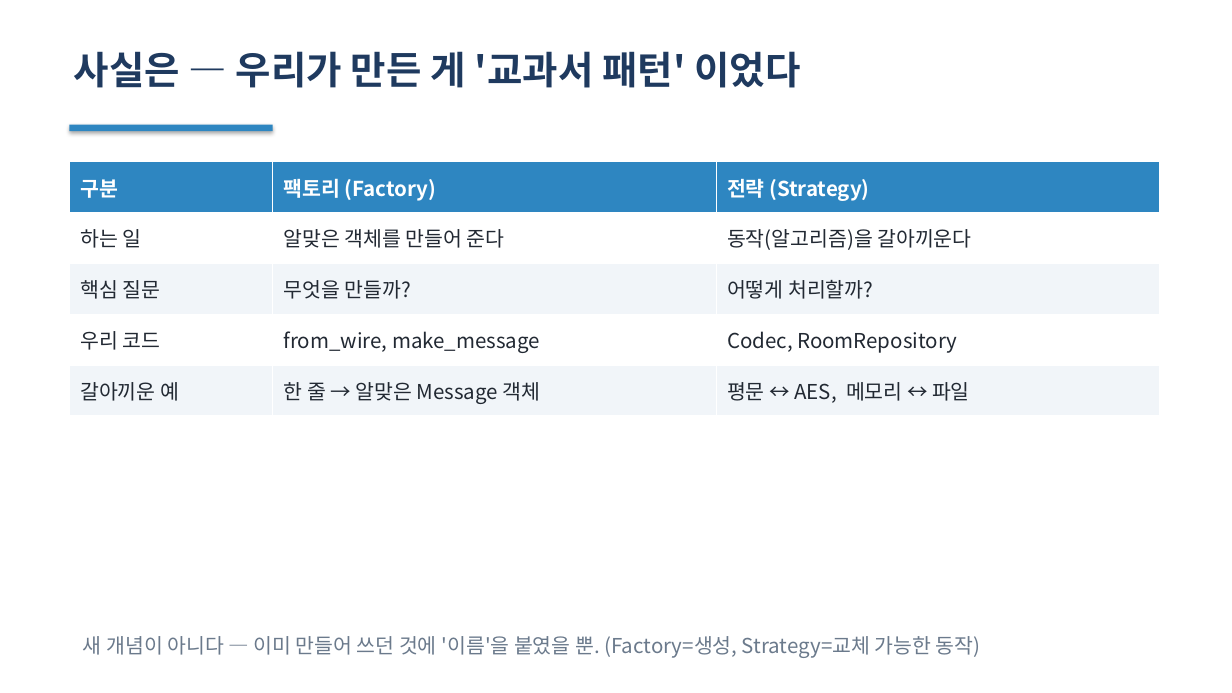
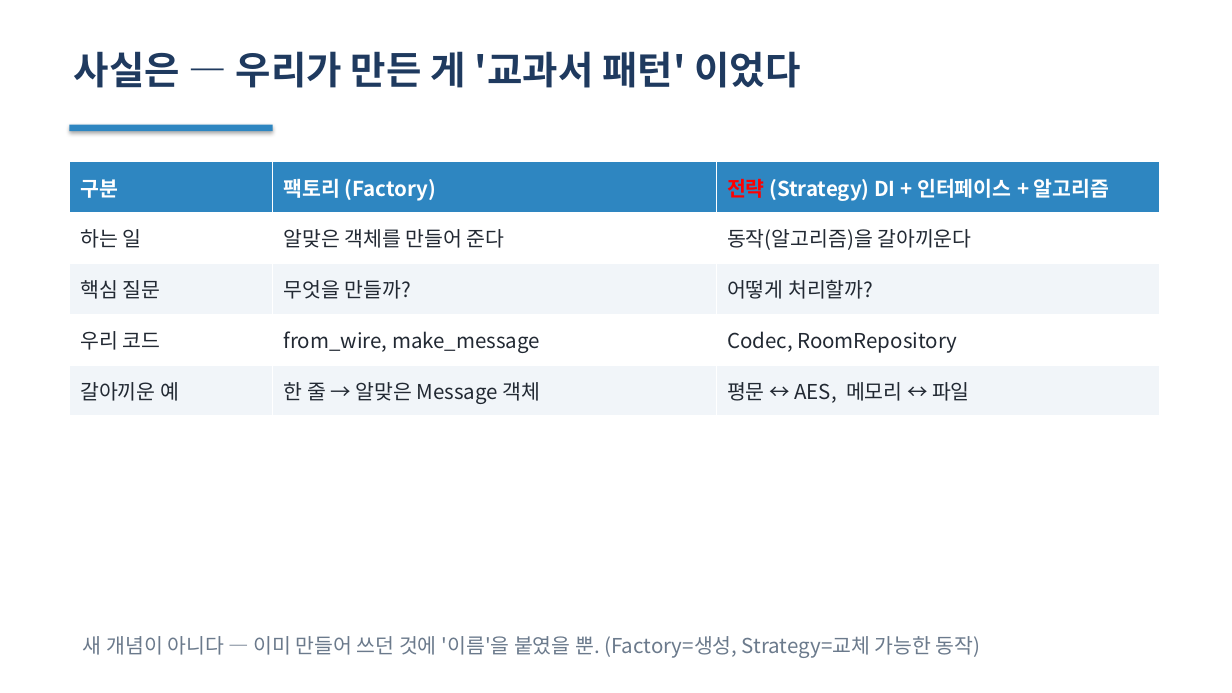
Before and after one commit to HABIN0416/ZerOne, a slide deck: slide 10 of chat_course/week08_server_refactor/Week08_서버리팩터링.pptx. Drawn at 1232x693 pixels with LibreOffice and Linux fonts; fonts in the diff are those of the drawing. Boxes give left, top, right and bottom in pixels: in the first picture for what was removed or moved away, otherwise in the second. Text is boxed around its words. In the diff, an @@ line names an element or a change of style, - is before the commit and + after.

```diff
--- a/chat_course/week08_server_refactor/Week08_서버리팩터링.pptx
+++ b/chat_course/week08_server_refactor/Week08_서버리팩터링.pptx
@@ table at [69,162,1160,416] @@
-row 1, column 3: 전략 (Strategy)
+row 1, column 3: 전략 (Strategy) DI + 인터페이스 + 알고리즘
```
Also in this commit, not shown: 2 other files.
